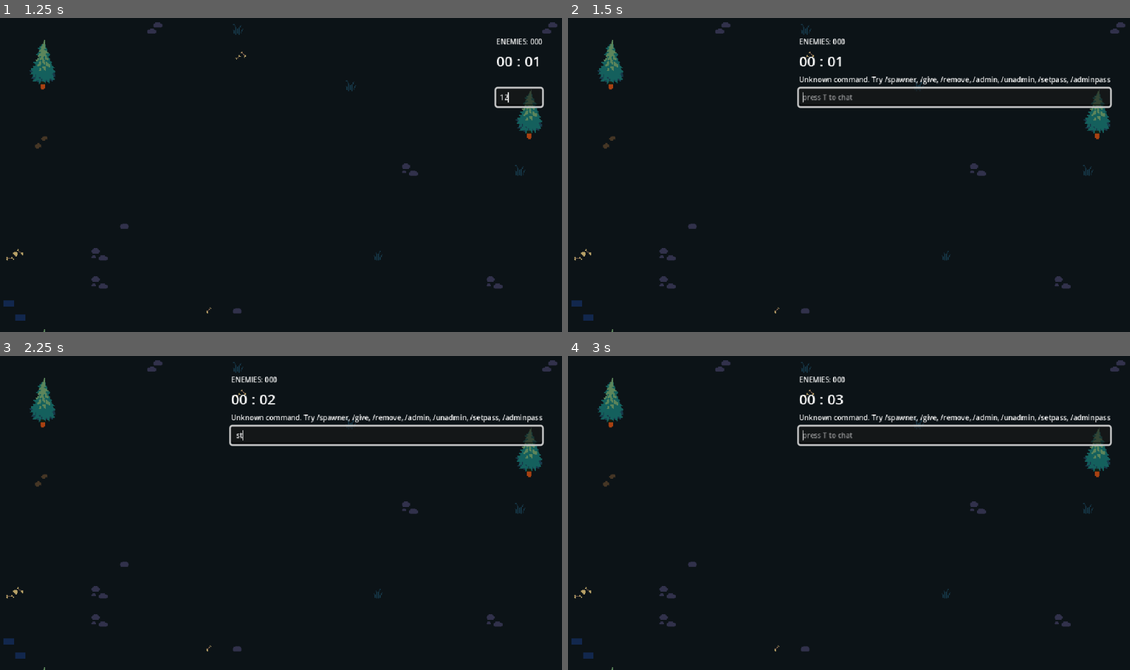
Above: before the commit, frames 1-4 (two rows, left to right).
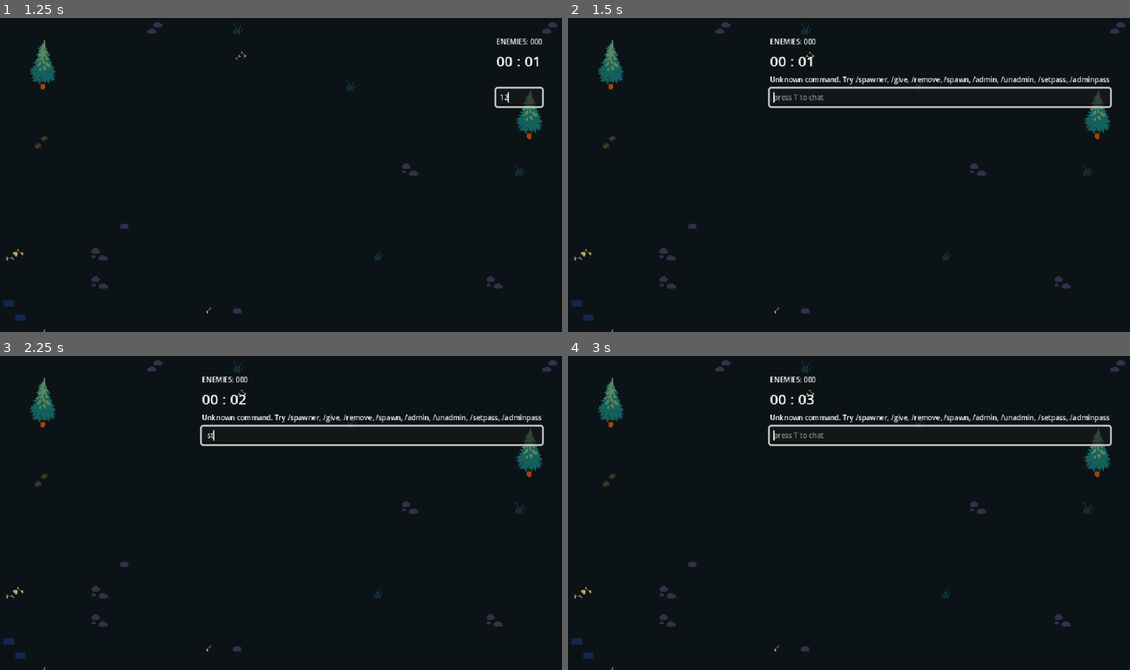
Above: after the commit, the same moments.

Repository: notnilcn/khvg
Game: Godot game, scene res://VS-Like/Maps/Woods/woods_map.tscn
Two runs of this game, one before a commit and one after it. Both use one fixed random seed, a clock stepped at 60 frames per second and the inputs below. This scene is started directly instead of the project's main scene. Sound files missing from this copy of the repository are replaced by a short silence.
Inputs (mouse positions are in pixels of both pictures, inside the frame that each line leads up to):
- Up to frame 1 (1.25 s): click (517, 96) at 0.52 s; type "12" at 0.6 s
- Up to frame 2 (1.5 s): tap Enter at 1.25 s; hold D (Right) from 1.28 s (still down); tap T at 1.35 s
- Up to frame 3 (2.25 s): tap Space at 2 s; release D (Right) at 2.03 s; hold S (Down) from 2.03 s (still down); tap T at 2.1 s
- Up to frame 4 (3 s): tap Enter at 2.75 s; release S (Down) at 2.78 s; hold D (Right) from 2.78 s (still down); tap T at 2.85 s

Frame 1 is identical in both runs. In frame 2, 1.3% of the frame differs, in the area x 35-97%, y 6-29%; in frame 3, 1.2%; in frame 4, 1.4%.

Commit message:
Fix T-key refocus after Escape; add /spawn immortal enemy command
Focus fix: connect LineEdit focus_exited to gui_release_focus() so
no Container node silently holds focus after Enter/Escape, allowing
_unhandled_key_input to receive the next T keypress.

Immortal enemy: add Enemy.immortal flag; hurt() plays the sound but
skips damage and die() when immortal is true.  Flag is threaded through
spawn data so it survives the RPC and late-join catch-up.

New command: /spawn [x y] (admin-only) spawns an immortal enemy at
the given world position (defaults to 0,0).

https://claude.ai/code/session_01UhGUr7gguv9T1d7cC1nHkA

Diff:
--- a/VS-Like/Characters/Enemy/enemy.gd
+++ b/VS-Like/Characters/Enemy/enemy.gd
@@ -38,6 +38,7 @@
 var damage:      float
 var res_drop:    ResDrop
 var is_elite:    bool = false
+var immortal:    bool = false
 var enemy_id:    int  = -1
 
 # ── movement (SERVER ONLY) ────────────────────────────────────────────────────
@@ -231,9 +232,10 @@
 
 func hurt(dmg: float) -> void:
 	# Runs on server only (called directly, not via RPC).
+	audio_player_2d.play()
+	if immortal:
+		return
 	curr_health -= dmg
-	audio_player_2d.play()
-
 	if curr_health <= 0:
 		die()
 
--- a/VS-Like/Game/World/spawner.gd
+++ b/VS-Like/Game/World/spawner.gd
@@ -117,6 +117,9 @@
 	input.text_submitted.connect(_on_command_submitted)
 	# Release game focus when the field is done so movement keys work again.
 	input.text_submitted.connect(func(_s: String) -> void: input.release_focus())
+	# After any focus loss (Enter, Escape, click-away), clear all GUI focus so
+	# _unhandled_key_input can receive the next T keypress.
+	input.focus_exited.connect(func() -> void: get_viewport().gui_release_focus())
 	_vbox.add_child(input)
 
 
@@ -152,7 +155,7 @@
 	var verb: String = (parts[0] as String).to_lower()
 	var args: Array  = parts.slice(1)
 	match verb:
-		"/spawner", "/give", "/remove", "/admin", "/unadmin", "/setpass":
+		"/spawner", "/give", "/remove", "/admin", "/unadmin", "/setpass", "/spawn":
 			# Route all admin commands through the server so it can validate
 			# permissions.  If we ARE the server, execute directly.
 			if multiplayer.get_unique_id() == 1:
@@ -167,7 +170,7 @@
 			else:
 				_rpc_try_admin_password.rpc_id(1, password)
 		_:
-			_show_feedback("Unknown command. Try /spawner, /give, /remove, /admin, /unadmin, /setpass, /adminpass")
+			_show_feedback("Unknown command. Try /spawner, /give, /remove, /spawn, /admin, /unadmin, /setpass, /adminpass")
 
 
 ## Client → server RPC for admin commands.  The server validates admin status
@@ -210,6 +213,7 @@
 		"/admin":   _cmd_admin(sender, args)
 		"/unadmin": _cmd_unadmin(sender, args)
 		"/setpass": _cmd_setpass(sender, args)
+		"/spawn":   _cmd_spawn(sender, args)
 
 
 ## /spawner on|off
@@ -326,6 +330,21 @@
 		_send_feedback(sender, "Admin password set")
 
 
+## /spawn [x y] — spawn an immortal enemy at the given world position (default 0,0)
+func _cmd_spawn(sender: int, args: Array) -> void:
+	if all_res_enemy.is_empty():
+		_send_feedback(sender, "No enemy types loaded yet")
+		return
+	var pos := Vector2.ZERO
+	if args.size() == 1:
+		_send_feedback(sender, "Usage: /spawn [x y]")
+		return
+	if args.size() >= 2:
+		pos = Vector2(float(args[0] as String), float(args[1] as String))
+	_create_enemy(pos, all_res_enemy[0], false, true)
+	_send_feedback(sender, "Spawned immortal enemy at (%d, %d)" % [int(pos.x), int(pos.y)])
+
+
 ## /adminpass <password> — any player: claim admin if the password matches
 ## Separate RPC so non-admins can reach the server without going through
 ## _execute_admin_cmd (which would block them at the _is_admin() check).
@@ -487,7 +506,7 @@
 ## fires at peer_connected time — before the client's game scene exists — so
 ## the packets are silently dropped.  Instead we use an explicit RPC that only
 ## fires when we KNOW the client is ready (see _request_player_spawn).
-func _create_enemy(spawn_pos: Vector2, res_enemy: ResEnemy, is_elite: bool = false) -> void:
+func _create_enemy(spawn_pos: Vector2, res_enemy: ResEnemy, is_elite: bool = false, immortal: bool = false) -> void:
 	var eid := _next_enemy_id
 	_next_enemy_id += 1
 
@@ -495,6 +514,7 @@
 		"res_path": res_enemy.resource_path,
 		"pos":      spawn_pos,
 		"is_elite": is_elite,
+		"immortal": immortal,
 		"eid":      eid,
 	}
 
@@ -516,6 +536,7 @@
 	var enemy: Enemy       = ENEMY_SCENE.instantiate()
 	enemy.res_enemy        = load(data["res_path"]) as ResEnemy
 	enemy.is_elite         = data["is_elite"]
+	enemy.immortal         = data.get("immortal", false)
 	enemy.global_position  = data["pos"]
 	enemy.enemy_id         = data["eid"]
 	# Deterministic name required so _rpc_despawn_enemy can find it by name on
@@ -581,6 +602,7 @@
 	var enemy: Enemy       = ENEMY_SCENE.instantiate()
 	enemy.res_enemy        = load(data["res_path"]) as ResEnemy
 	enemy.is_elite         = data["is_elite"]
+	enemy.immortal         = data.get("immortal", false)
 	enemy.global_position  = data["pos"]
 	enemy.enemy_id         = data["eid"]
 	enemy.name             = "Enemy_%d" % data["eid"]
